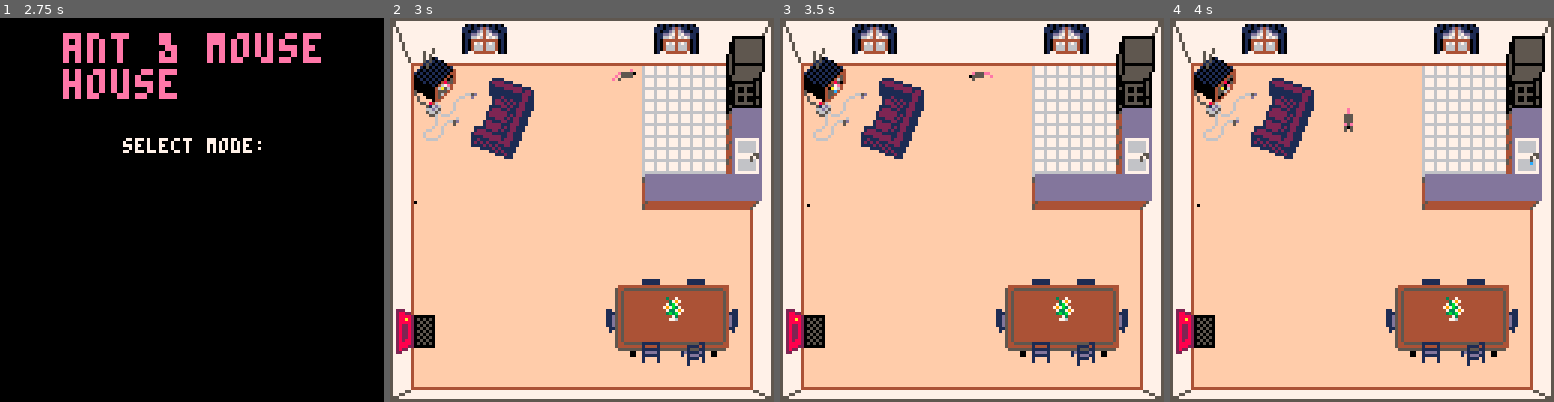
Above: before the commit, frames 1-4 (left to right).
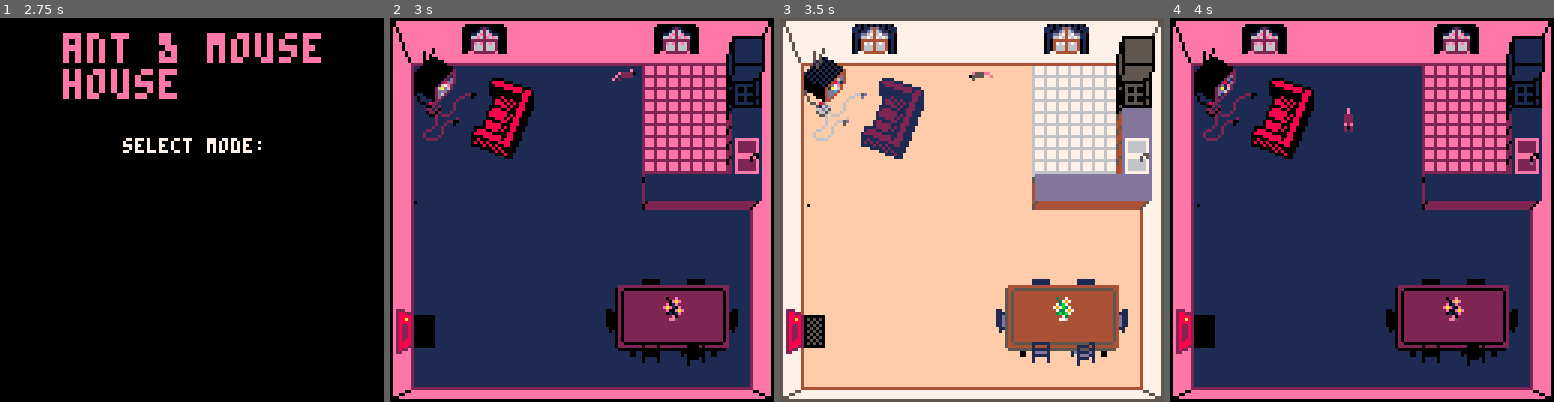
Above: after the commit, the same moments.

Repository: colececil/ant-n-mouse-house
Game: PICO-8 cartridge ant_simulator_2026.p8
Two runs of this game, one before a commit and one after it. Both use one fixed random seed, a clock stepped at 60 frames per second and the inputs below.
Inputs:
- Up to frame 1 (2.75 s): tap X (X key) at 0.33, 1.07, 1.85 s; tap O (Z key) at 0.7, 1.7, 2.1, 2.5 s; hold Right 1.6-2.1 s; hold Up 2.15-2.42 s; hold Right from 2.47 s (still down)
- Up to frame 2 (3 s): keep holding Right; tap O (Z key) at 2.9 s; tap X (X key) at 2.97 s
- Up to frame 3 (3.5 s): release Right at 3.03 s; hold Left from 3.08 s (still down); tap O (Z key) at 3.3 s
- Up to frame 4 (4 s): release Left at 3.58 s; hold Down 3.63-3.97 s; tap O (Z key) at 3.7 s

Frame 1 is identical in both runs. In frame 2, 97% of the frame differs, in the area x 0-100%, y 0-100%; in frame 3, less than 0.1%; in frame 4, 97%.

Commit message:
Add blacklight function

Diff:
--- a/ant_simulator_2026.p8
+++ b/ant_simulator_2026.p8
@@ -27,6 +27,7 @@
 last_ant_entry = nil
 ant_entry_interval = 5
 collision_tiles = {}
+blacklight = false
 
 function _init()
  init_menu()
@@ -157,6 +158,10 @@
 end
 
 function update_game()
+ if btnp(🅾️) then
+  blacklight = not blacklight
+ end
+
  for i, food in ipairs(foods) do
   if food.amount <= 0 then
    log("food completely eaten",
@@ -294,13 +299,32 @@
 
 function draw_game()
 	cls(15)
+	pal()
 	palt(0, false)
 	palt(15, true)
 
+	if blacklight then
+	 cls(1)
+	 pal(7, 14)
+	 pal(5, 0)
+	 pal(4, 2)
+	 pal(1, 0)
+	 pal(6, 2)
+	 pal(12, 13)
+	 pal(13, 1)
+	 pal(3, 0)
+	 pal(11, 1)
+	 pal(9, 10)
+	end
+
 	map(0, 0, 0, 0, 16, 16)
 
+ if debug or blacklight then
+  draw_phrmns(phrmns,
+    blacklight)
+ end
+
  if debug then
-  draw_phrmns(phrmns)
   local hole =
     get_ant_hole_pos()
   pset(hole.x - .5, hole.y - .5,
@@ -313,7 +337,13 @@
 
  if mouse.anim != "run_up" and
    mouse.anim != "run_down" then
+  if blacklight then
+   pal(5, 2)
+  end
   draw_mouse()
+  if blacklight then
+   pal(5, 0)
+  end
  end
 
  for food in all(foods) do
@@ -322,13 +352,38 @@
 
  if mouse.anim == "run_up" or
    mouse.anim == "run_down" then
+  if blacklight then
+   pal(5, 2)
+  end
   draw_mouse()
+  if blacklight then
+   pal(5, 0)
+  end
  end
 
  map(16, 0, 0, 0, 16, 16)
 
+ if blacklight then
+  pal(2, 8)
+  pal(5, 1)
+  pal(6, 5)
+  map(16, 0, 0, 0, 16, 16, 0x1)
+
+  pal(5, 0)
+  pal(6, 2)
+  pal(13, 0)
+  map(16, 0, 0, 0, 16, 16, 0x2)
+
+  pal(13, 1)
+  pal(6, 6)
+  map(16, 0, 0, 0, 16, 16, 0x4)
+ end
+
+ draw_faucet_drip()
+ pal()
+ pal(5, 13)
+ pal(0, 1)
  draw_tv()
- draw_faucet_drip()
 end
 -->8
 -- ants
@@ -1976,19 +2031,29 @@
  return bounds
 end
 
-function draw_phrmns(phrmns)
+function draw_phrmns(phrmns,
+  blacklight)
  for x, col in pairs(phrmns) do
   for y, cell in pairs(col) do
    for food_id, phrmn in
      pairs(cell) do
-    if phrmn > 0 and
-      phrmn <= .33 then
-     pset(x, y, 4)
-    elseif phrmn > .33 and
-      phrmn <= .66 then
-     pset(x, y, 8)
-    elseif phrmn > .66 then
-     pset(x, y, 10)
+    if blacklight then
+     if phrmn > 0 and
+       phrmn <= .8 then
+      pset(x, y, 2)
+     elseif phrmn > .8 then
+      pset(x, y, 14)
+     end
+    else
+     if phrmn > 0 and
+       phrmn <= .33 then
+      pset(x, y, 4)
+     elseif phrmn > .33 and
+       phrmn <= .66 then
+      pset(x, y, 8)
+     elseif phrmn > .66 then
+      pset(x, y, 10)
+     end
     end
    end
   end
@@ -2477,8 +2542,8 @@
 
 
 __gff__
-0000000000000000000001000000010000000000000000000000010000010100000000000000000000000000010000000000000000000000000002010102020000000000000000000000000000000000000000000000000000000000000000000000000000000000000000000000000000000000000000000000000000000000
-0000000000000000000000000000000000000000000000000000000000000000000000000000000000000000000000000000000000000000000000000000000000000000000000000000000000000000000000000000000000000000000000000000000000000000000000000000000000000000000000000000000000000000
+0000000004040000000001000000010100000000040400000001010000000101000000000000000002010100010001010000000000000002010101000000010100000000000000000101010000000000000000000000000000000000000000000000000000000000000000000000000000020001000002000000000000000000
+0000020202000000000000000000000000000000020000000000000000000000000000000000000000000000000000000000000000000000000000000000000000000000000000000000000000000000000000000000000000000000000000000000000000000000000000000000000000000000000000000000000000000000
 __map__
 0103030405030303030303040503030201030304050303030303030405030e0fff01ffffffffffffffffffffffffffffffffffffffffffffffffffffffffffffffffffffffffffffffffffffffffffffffffffffffffffffffffffffffffffffffffffffffffffffffffffffffffffffffffffffffffffffffffffffffffffff
 1113131415131313131313141513131211060714151313131313131415131e1fffffffffffffffffffffffffffffffffffffffffffffffffffffffffffffffffffffffffffffffffffffffffffffffffffffffffffffffffffffffffffffffffffffffffffffffffffffffffffffffffffffffffffffffffffffffffffffffff
